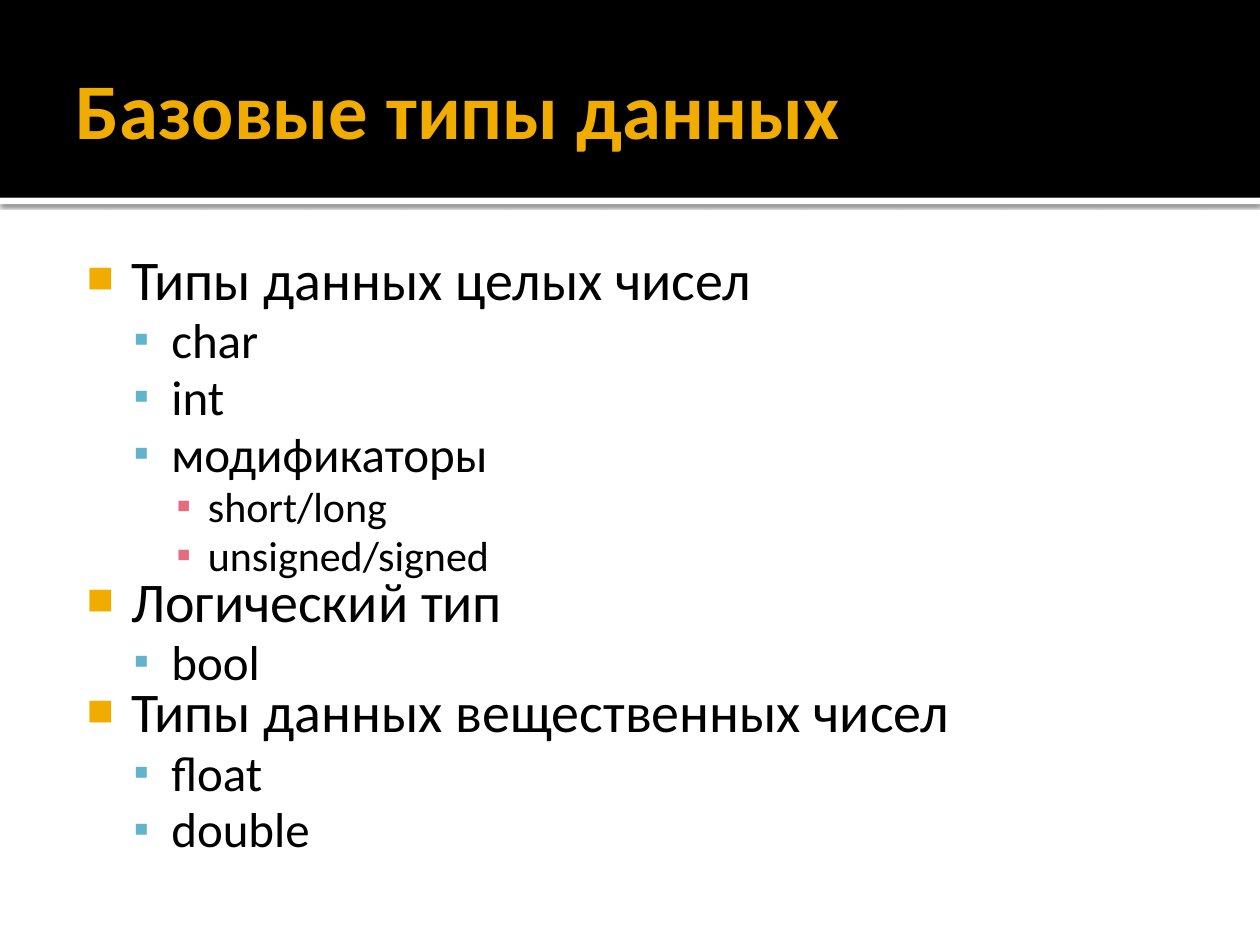
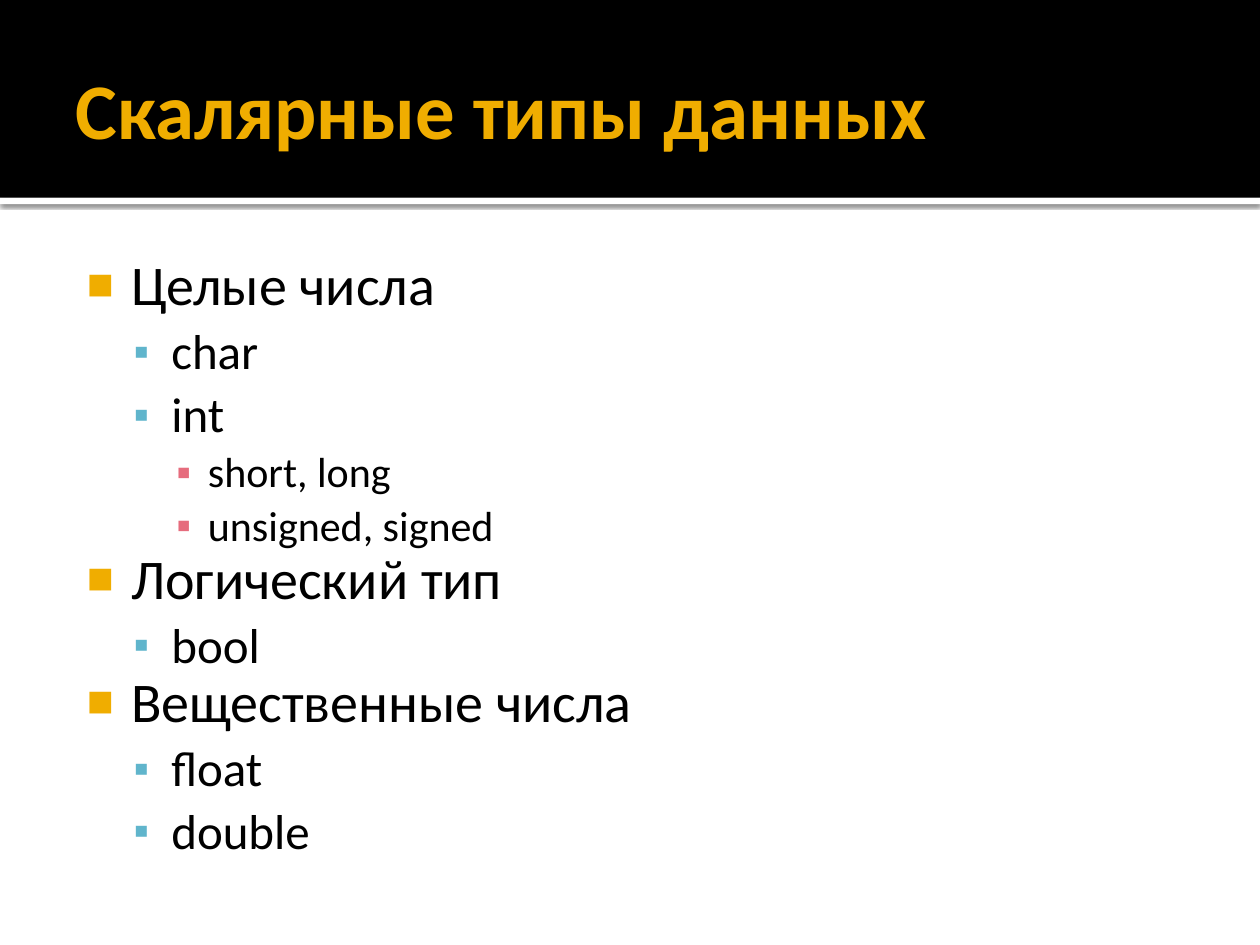
Before and after one commit to alexey-malov/oop, a slide deck: slide 16 of lectures/01/Синтаксис C++.pptx. Drawn at 1260x945 pixels with LibreOffice and Linux fonts; fonts in the diff are those of the drawing. Boxes give left, top, right and bottom in pixels: in the first picture for what was removed or moved away, otherwise in the second. Text is boxed around its words. In the diff, an @@ line names an element or a change of style, - is before the commit and + after.

```diff
--- a/lectures/01/Синтаксис C++.pptx
+++ b/lectures/01/Синтаксис C++.pptx
@@ title at [76, 87, 927, 152]: text changed @@
-Базовые типы данных
+Скалярные типы данных
@@ text at [131, 269, 435, 314]: text changed @@
-■ Типы данных целых чисел
+■ Целые числа
@@ text at [131, 335, 502, 850]: line spacing 0.8 to 0.9 @@
@@ text at [208, 457, 494, 549]: text changed @@
-  ▪ модификаторы
-    ▪ short/long
-    ▪ unsigned/signed
+    ▪ short, long
+    ▪ unsigned, signed
@@ text at [131, 686, 631, 732]: text changed @@
-■ Типы данных вещественных чисел
+■ Вещественные числа
```
Also in this commit, not shown: 38 other slides changed, 2 slides added, 2 slides removed.
